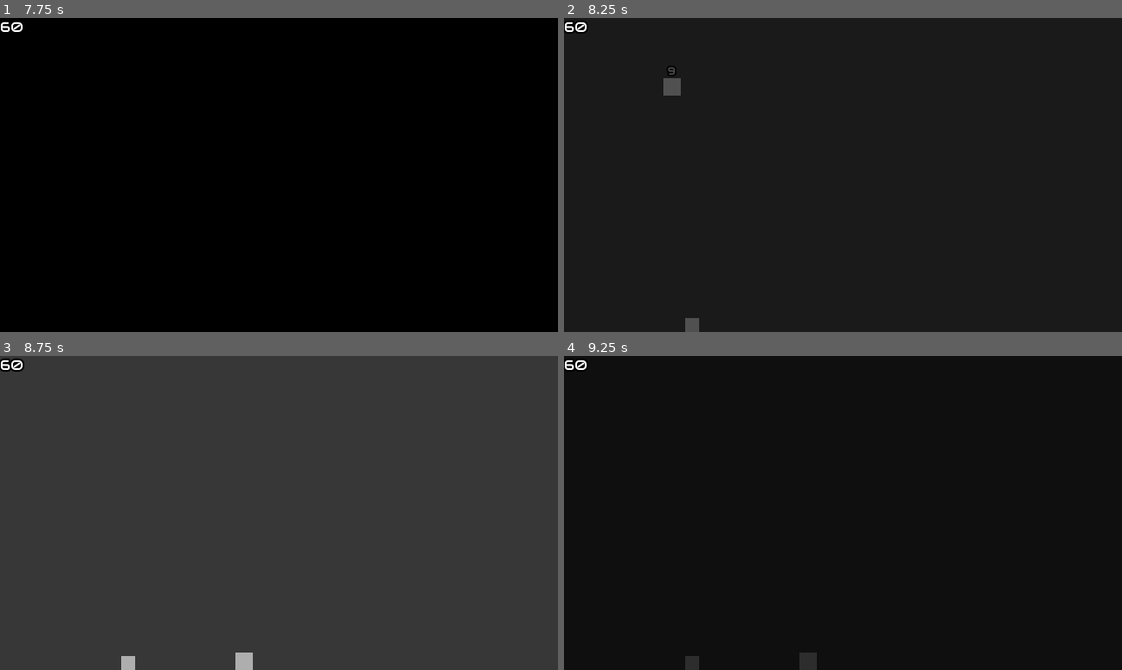
Above: before the commit, frames 1-4 (two rows, left to right).
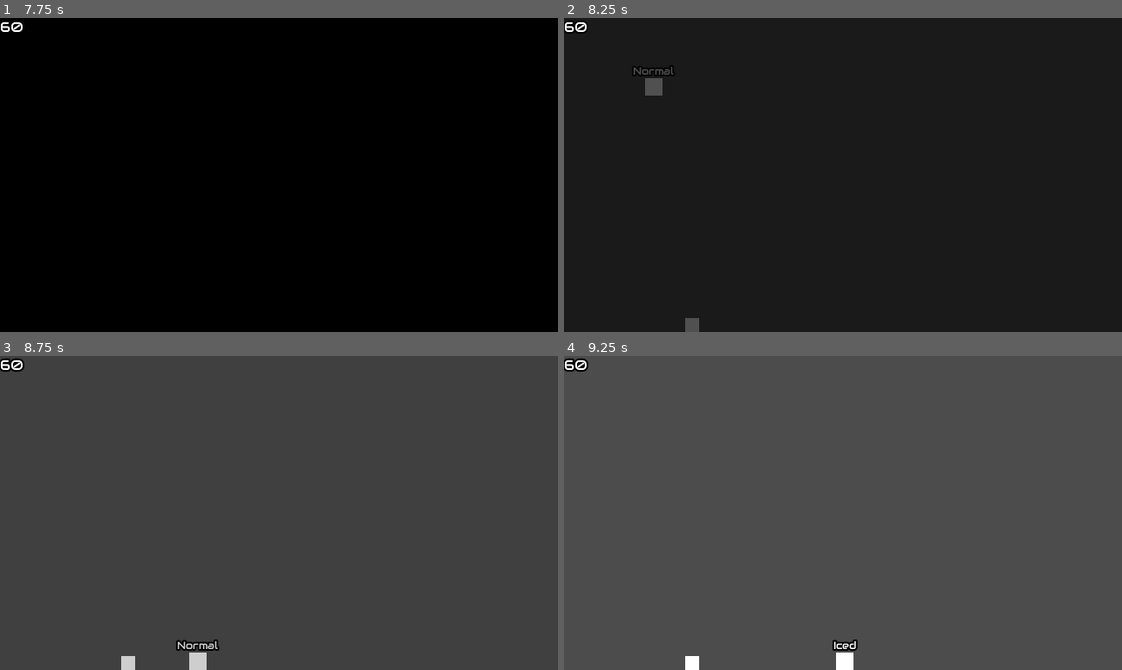
Above: after the commit, the same moments.

Repository: moha2008dev/slime-shift
Game: Godot game, scene res://scenes/main_menu.tscn
Two runs of this game, one before a commit and one after it. Both use one fixed random seed, a clock stepped at 60 frames per second and the inputs below.
Inputs:
- Up to frame 1 (7.75 s): click "New Game" at 0.5 s; click "New Game" at 1.25 s; click "Continue" at 2 s; click "Continue" at 2.75 s; hold D (right) 3.53-5.03 s; tap Shift (switch) every 0.75 s from 3.6 to 7.35 s; tap W (up) at 3.77, 4.52, 6.02, 6.77, 7.52 s; hold A (left) 5.03-7.28 s; tap Enter at 7.25 s; hold D (right) from 7.28 s (still down)
- Up to frame 2 (8.25 s): keep holding D (right); tap Space at 8 s; tap Shift (switch) at 8.1 s
- Up to frame 3 (8.75 s): keep holding D (right)
- Up to frame 4 (9.25 s): keep holding D (right); tap Shift (switch) at 8.85 s; tap W (up) at 9.02 s

Frame 1 is identical in both runs. In frame 2, 0.4% of the frame differs, in the area x 12-21%, y 15-25%; in frame 3, 0.6%; in frame 4, 100%, in the area x 0-100%, y 0-100%.

Commit message:
no thing

Diff:
--- a/scripts/Player.gd
+++ b/scripts/Player.gd
@@ -1,28 +1,27 @@
 extends KinematicBody2D
 
-export(String,"Normal","Iced","Liquid") var state : String = "Normal"
-var x : int = 0
-var velocity : Vector2 = Vector2()
-var speed : int = 250
-var jump : int = -320
-var gravity :int = 1200
-var height : float = 0
-var push_speed : Vector2 = Vector2(300,0)
+var state = "Normal"
+var x = 0
+var states = [["Normal",250],["Iced",150],["Liquid",350]]
+var velocity = Vector2()
+var speed = 250
+var jump = -320
+var gravity = 1200
+var push_speed = Vector2(300,0)
 
-func _physics_process(_delta) -> void:
-	$Label.text = str(int($LiquidTimer.time_left)) if state == "Liquid" else ""
-#	$Label.text = state
+func _physics_process(_delta):
+	$Label.text = state
 	_move()
 	_jump()
 	_switch_states()
 	if state == "Iced": _push()
 	velocity = move_and_slide(velocity,Vector2.UP,false,4,PI/4,false)
 
-func _move() -> void:
-	x = int(Input.get_axis("left","right"))
+func _move():
+	x = Input.get_axis("left","right")
 	velocity.x = lerp(velocity.x,speed * x,0.2)
 
-func _jump() -> void:
+func _jump():
 	if !is_on_floor():
 		velocity.y += gravity * get_physics_process_delta_time()
 		if state == "Normal" && Input.is_action_just_pressed("up"):
@@ -31,17 +30,13 @@
 				else:
 					$CoyoteTimer.stop()
 					velocity.y = jump
-		height = velocity.y
 	else:
-		if state == "Iced" && height > 450:
-			die()
 		velocity.y = 1
 		if (Input.is_action_just_pressed("up") || !$BufferTimer.is_stopped()) && state == "Normal":
 			$BufferTimer.stop()
 			velocity.y = jump
-		height = 0
 
-func _push() -> void:
+func _push():
 	if get_slide_count() > 0:
 		for i in get_slide_count():
 			var col = get_slide_collision(i)
@@ -49,23 +44,9 @@
 			if box.is_in_group("Box"):
 				box.apply_movement(-col.normal*0.75)
 
-func _switch_states() -> void:
-	if state == "Normal":
-		speed = 250
-		$LiquidTimer.stop()
-	elif state == "Iced":
-		speed = 150
-		$LiquidTimer.stop()
-	elif state == "Liquid":
-		speed = 350
-		if $LiquidTimer.is_stopped(): $LiquidTimer.start()
-		elif $LiquidTimer.time_left < 4:
-			$Label.set_deferred("custom_colors/font_color",Color("#d50000"))
-		else:
-			$Label.set_deferred("custom_colors/font_color",Color("#ffffff"))
-
-func _on_LiquidTimer_timeout() -> void:
-	die()
-
-func die() -> void:
-	Global.reload_scene()
+func _switch_states():
+	if Input.is_action_just_pressed("switch"):
+		var index = states.find([state,speed])
+		index = 0 if index == states.size()-1 else index + 1
+		state = states[index][0]
+		speed = states[index][1]
